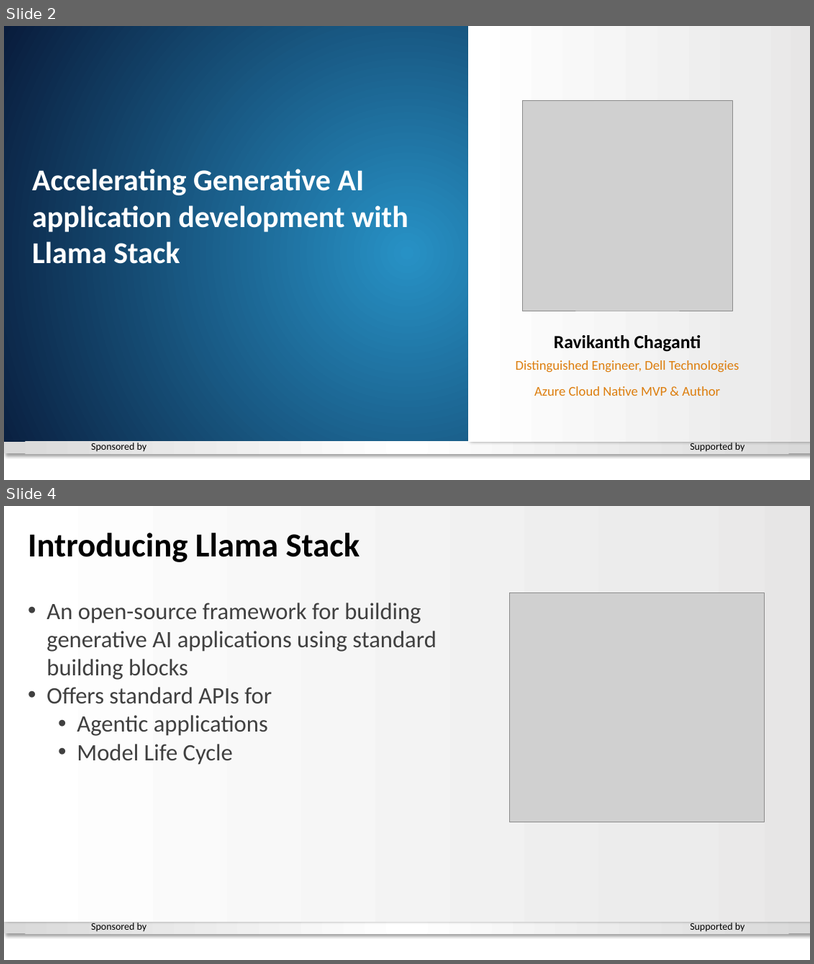
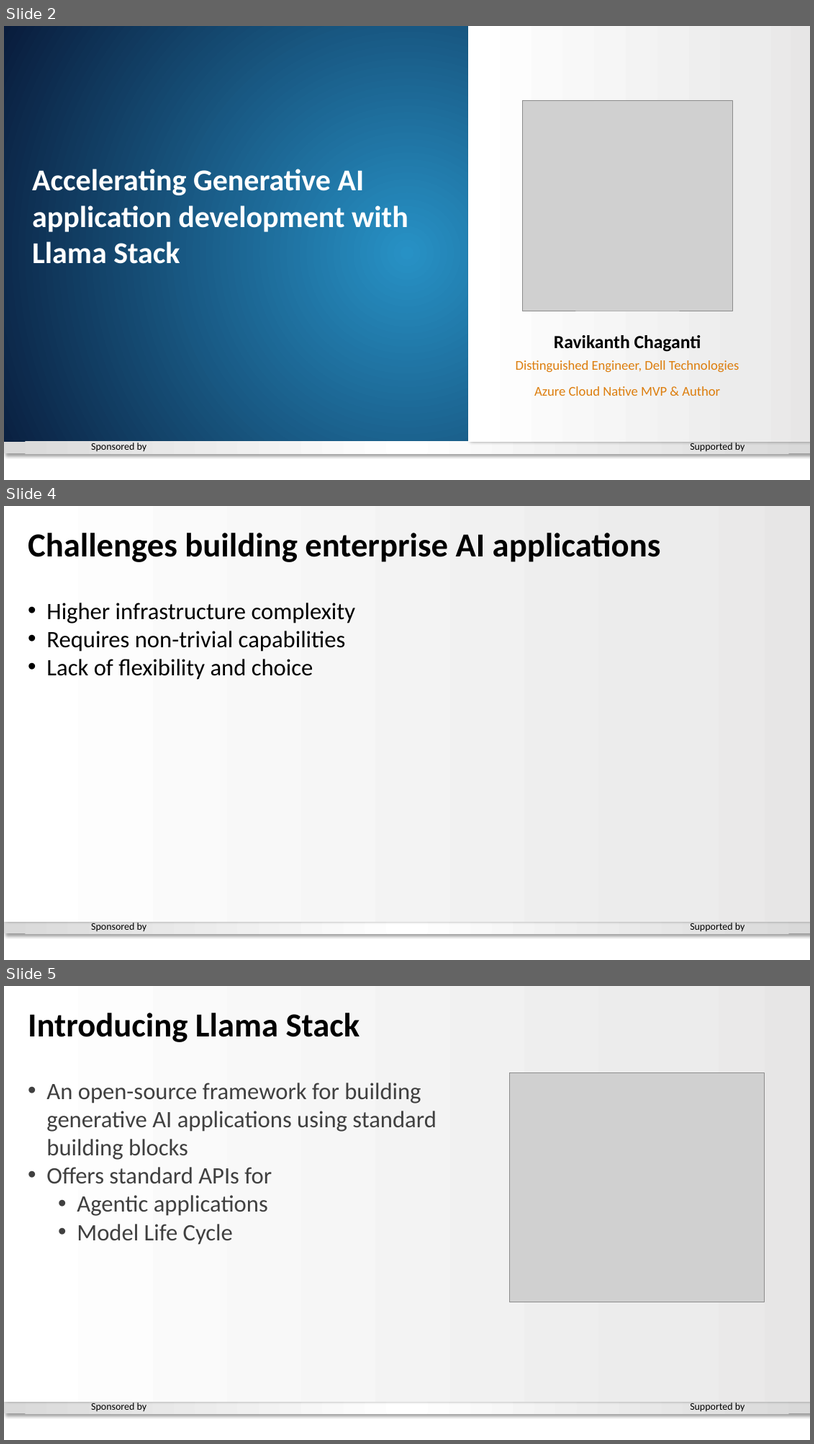
Before and after one commit to rchaganti/Presentations, a slide deck: GA2025-BLR/Global Azure-2025 - Llama Stack.pptx. Shown one above the other, each under a label of ours: slides 2 and 4 before the commit, slides 2, 4 and 5 after it; the slides between them are not shown. The pictures are 814x964 and 814x1444 pixels, drawn with LibreOffice and Linux fonts; fonts in the diff are those of the drawing; grey boxes stand for pictures; background and template pictures are left out. Boxes give left, top, right and bottom in pixels: in the first picture for what was removed or moved away, otherwise in the second. Text is boxed around its words. In the diff, an @@ line names an element or a change of style, - is before the commit and + after.

```diff
--- a/GA2025-BLR/Global Azure-2025 - Llama Stack.pptx
+++ b/GA2025-BLR/Global Azure-2025 - Llama Stack.pptx
@@ slide 4 added at [4, 506, 810, 960], background gradient #2791C5 to #091C3C; not listed: 5 template elements that a slide beside it also shows @@
@@ text added at [28, 533, 661, 562], 40 pt, text #000000, bold @@
+Challenges building enterprise AI applications
@@ text added at [46, 602, 355, 680], 28 pt, text #000000 @@
+• Higher infrastructure complexity
+• Requires non-trivial capabilities
+• Lack of flexibility and choice
@@ what was slide 4 is now slide 5 @@
```
Also in this commit, not shown: 1 other slide added, 2 slides removed.
